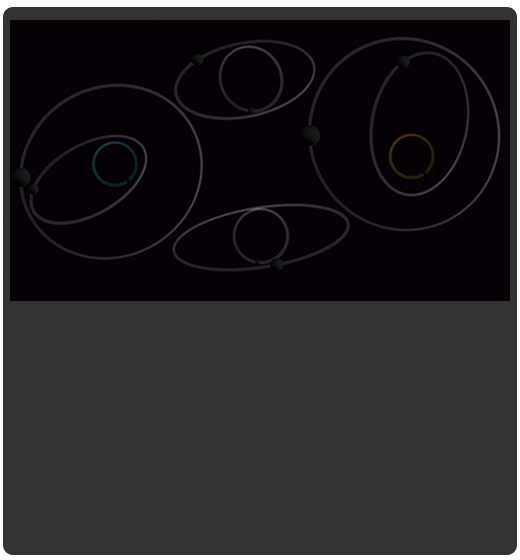
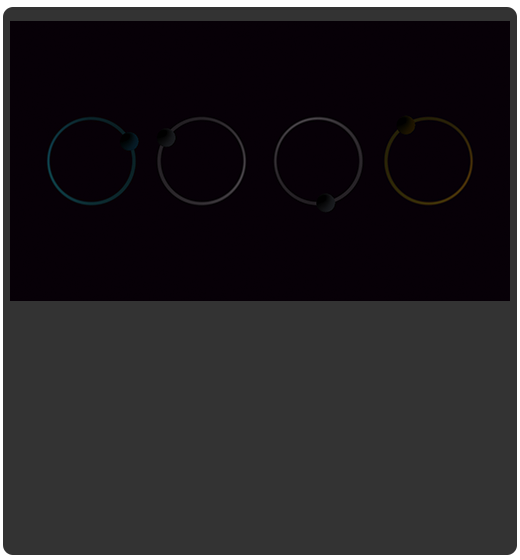
Layered file, before and after one edit (520x560). Changes by layer:
renamed "Layer 2" to "Layer 8", moved it above "Layer 1", painted on it over [10, 20, 510, 273]
